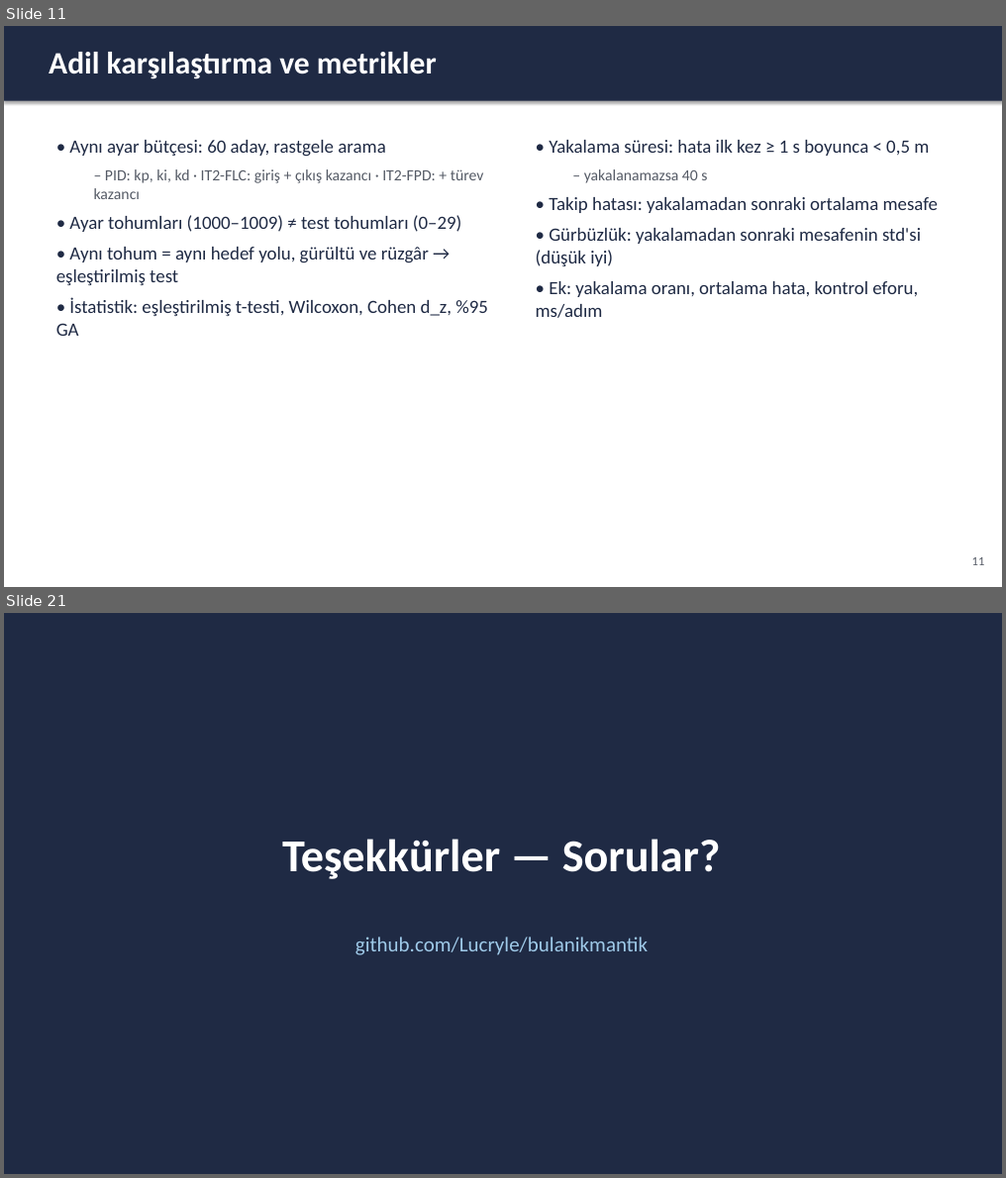
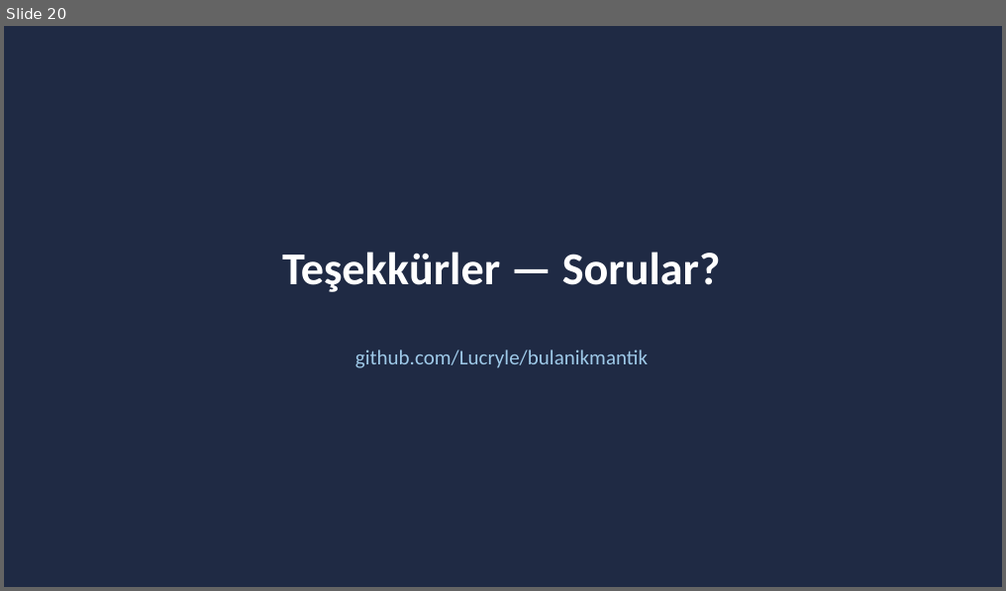
Before and after one commit to Lucryle/bulanikmantik, a slide deck: presentation/sunum.pptx. Shown one above the other, each under a label of ours: slides 11 and 21 before the commit, slide 20 after it; the slides between them are not shown. The pictures are 1006x1178 and 1006x591 pixels, drawn with LibreOffice and Linux fonts; fonts in the diff are those of the drawing. Boxes give left, top, right and bottom in pixels: in the first picture for what was removed or moved away, otherwise in the second. Text is boxed around its words. In the diff, an @@ line names an element or a change of style, - is before the commit and + after.

```diff
--- a/presentation/sunum.pptx
+++ b/presentation/sunum.pptx
@@ slide 11 removed at bbox=[4, 26, 1002, 587], background #FFFFFF @@
@@ rectangle removed at bbox=[4, 26, 1002, 101] @@
@@ text removed at bbox=[49, 52, 437, 79] @@
-Adil karşılaştırma ve metrikler
@@ text removed at bbox=[56, 140, 488, 336] @@
-• Aynı ayar bütçesi: 60 aday, rastgele arama
-  – PID: kp, ki, kd · IT2-FLC: giriş + çıkış kazancı · IT2-FPD: + türev kazancı
-• Ayar tohumları (1000–1009) ≠ test tohumları (0–29)
-• Aynı tohum = aynı hedef yolu, gürültü ve rüzgâr → eşleştirilmiş test
-• İstatistik: eşleştirilmiş t-testi, Wilcoxon, Cohen d_z, %95 GA
@@ text removed at bbox=[536, 140, 938, 318] @@
-• Yakalama süresi: hata ilk kez ≥ 1 s boyunca < 0,5 m
-  – yakalanamazsa 40 s
-• Takip hatası: yakalamadan sonraki ortalama mesafe
-• Gürbüzlük: yakalamadan sonraki mesafenin std'si (düşük iyi)
-• Ek: yakalama oranı, ortalama hata, kontrol eforu, ms/adım
@@ text removed at bbox=[972, 558, 985, 566] @@
-11
@@ what was slide 21 is now slide 20 @@
```
Also in this commit, not shown: 8 slides changed, 17 slides added, 13 other slides removed, 1 other file.
